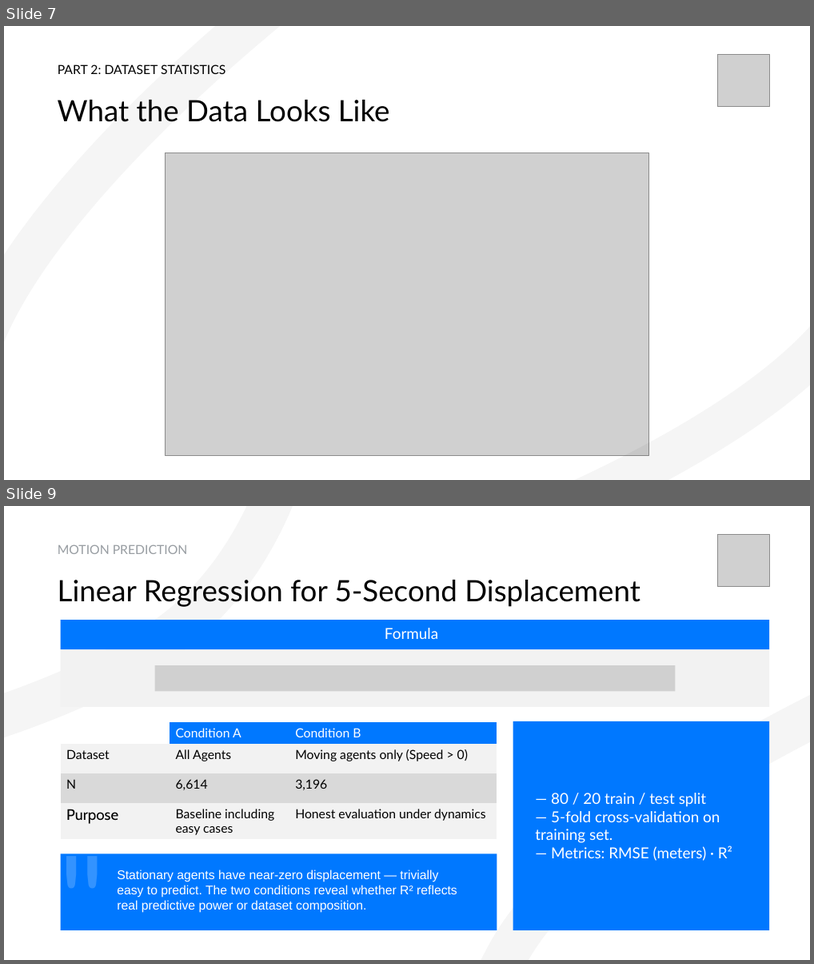
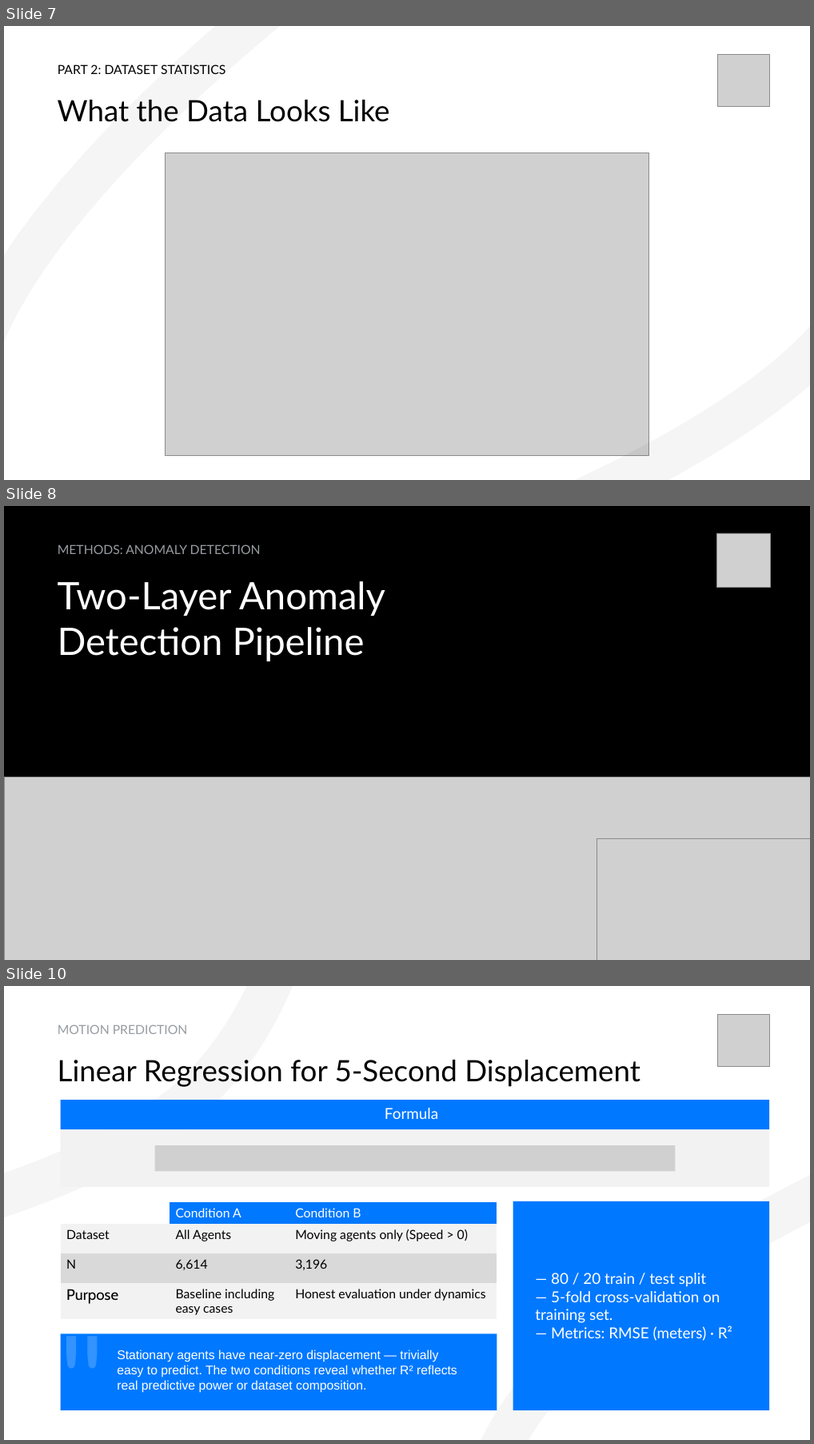
Before and after one commit to pstepanovum/womd-unsupervised-anomaly-detection, a slide deck: docs/presentation/Unsupervised Statistical Learning for Kinematic Anomaly Detection in Autonomous Driving Scenarios.pptx. Shown one above the other, each under a label of ours: slides 7 and 9 before the commit, slides 7, 8 and 10 after it; the slides between them are not shown. The pictures are 814x964 and 814x1444 pixels, drawn with LibreOffice and Linux fonts; fonts in the diff are those of the drawing; grey boxes stand for pictures. Boxes give left, top, right and bottom in pixels: in the first picture for what was removed or moved away, otherwise in the second. Text is boxed around its words. In the diff, an @@ line names an element or a change of style, - is before the commit and + after.

Commit message:
Enhance presentation content with detailed results and analysis for anomaly detection pipeline

```diff
--- a/docs/presentation/Unsupervised Statistical Learning for Kinematic Anomaly Detection in Autonomous Driving Scenarios.pptx
+++ b/docs/presentation/Unsupervised Statistical Learning for Kinematic Anomaly Detection in Autonomous Driving Scenarios.pptx
@@ slide 8 added at bbox=[4, 506, 810, 960], background #000000 @@
@@ title added at bbox=[58, 544, 261, 554], 15 pt, text #989DA2 @@
+METHODS: ANOMALY DETECTION
@@ picture added at bbox=[718, 533, 771, 587] @@
@@ text added at bbox=[58, 581, 386, 661], 45 pt, text #FFFFFF @@
+Two-Layer Anomaly Detection Pipeline
@@ picture added at bbox=[4, 777, 810, 960] @@
@@ picture added at bbox=[598, 838, 810, 960] @@
@@ what was slide 9 is now slide 10 @@
```
Also in this commit, not shown: 1 slide changed, 1 other slide added, 1 slide removed, 1 other file.
